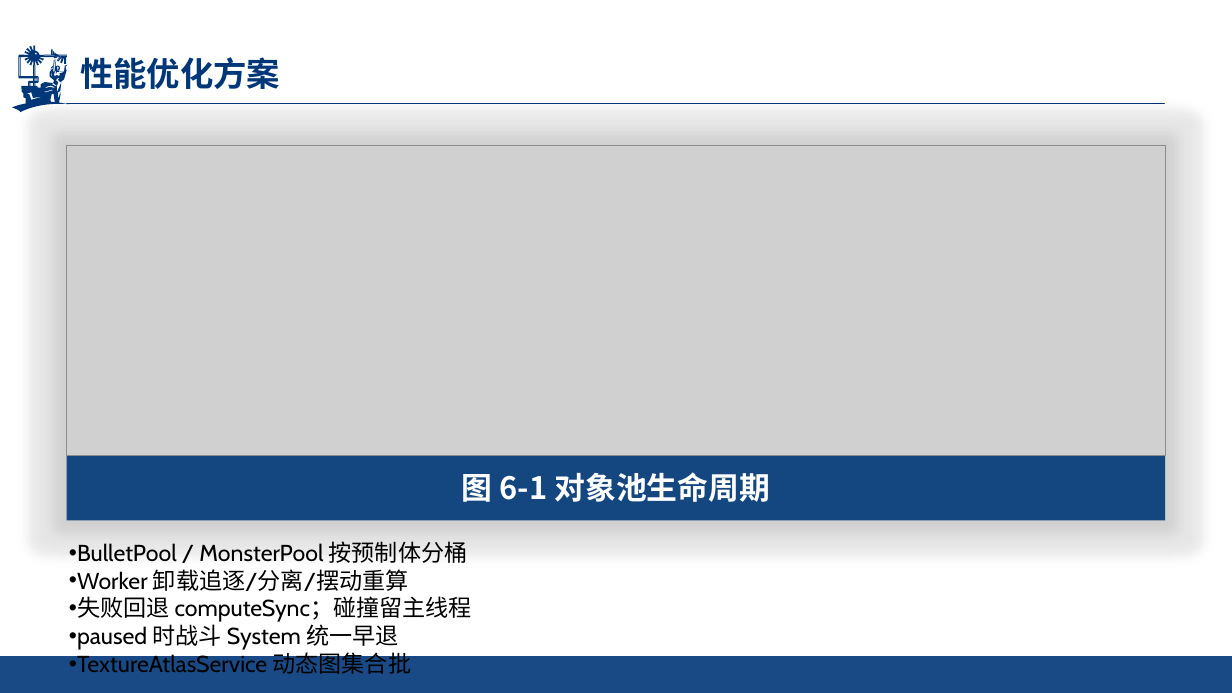
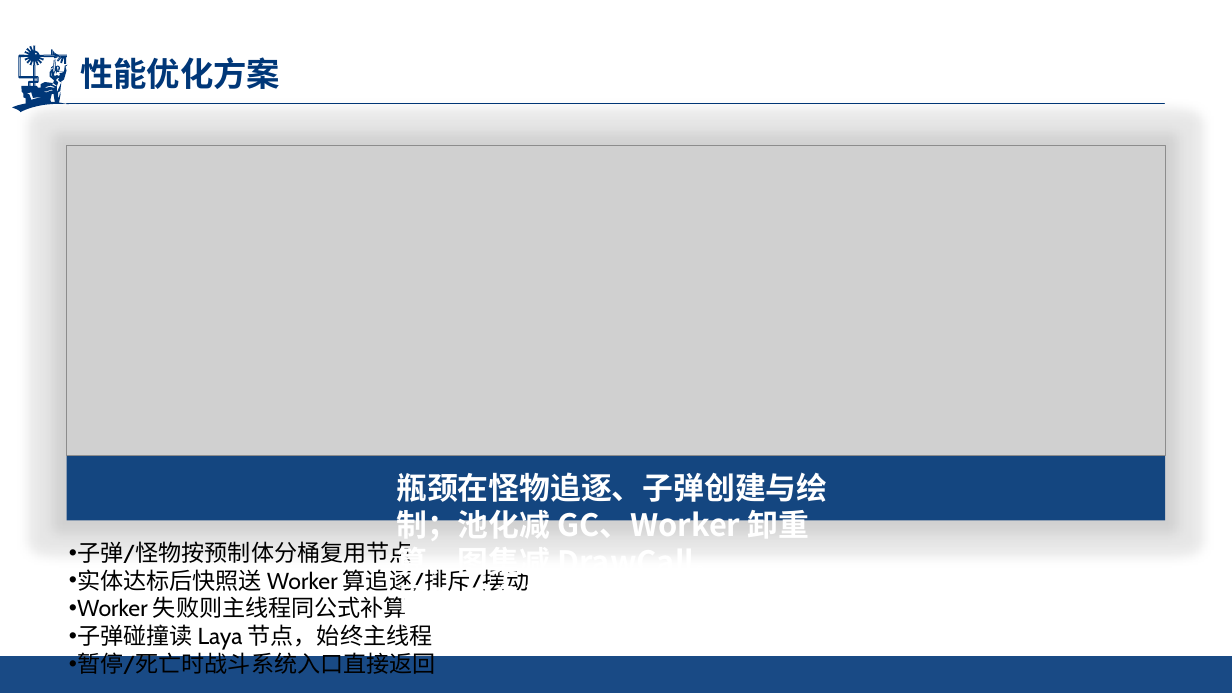
Before and after one commit to kir123456-1q/Survivor-And-Fight, a slide deck: slide 13 of SurvivorAndFight/SurvivorAndFight-毕业答辩PPT.pptx (slide 11 before the commit). Drawn at 1232x693 pixels with LibreOffice and Linux fonts; fonts in the diff are those of the drawing; grey boxes stand for pictures; background and template pictures are left out. Boxes give left, top, right and bottom in pixels: in the first picture for what was removed or moved away, otherwise in the second. Text is boxed around its words. In the diff, an @@ line names an element or a change of style, - is before the commit and + after.

```diff
--- a/SurvivorAndFight/SurvivorAndFight-毕业答辩PPT.pptx
+++ b/SurvivorAndFight/SurvivorAndFight-毕业答辩PPT.pptx
@@ text at bbox=[396, 472, 827, 657]: text changed @@
-图 6-1 对象池生命周期
+瓶颈在怪物追逐、子弹创建与绘制；池化减 GC、Worker 卸重算、图集减 DrawCall。
+图7 对象池复用与 Worker 单帧管线
@@ text at bbox=[77, 541, 529, 674]: text changed @@
-• BulletPool / MonsterPool 按预制体分桶
-• Worker 卸载追逐/分离/摆动重算
-• 失败回退 computeSync；碰撞留主线程
-• paused 时战斗 System 统一早退
-• TextureAtlasService 动态图集合批
+• 子弹/怪物按预制体分桶复用节点
+• 实体达标后快照送 Worker 算追逐/排斥/摆动
+• Worker 失败则主线程同公式补算
+• 子弹碰撞读 Laya 节点，始终主线程
+• 暂停/死亡时战斗系统入口直接返回
```
Also in this commit, not shown: 9 other slides changed, 6 slides added, 4 slides removed, 17 other files.
